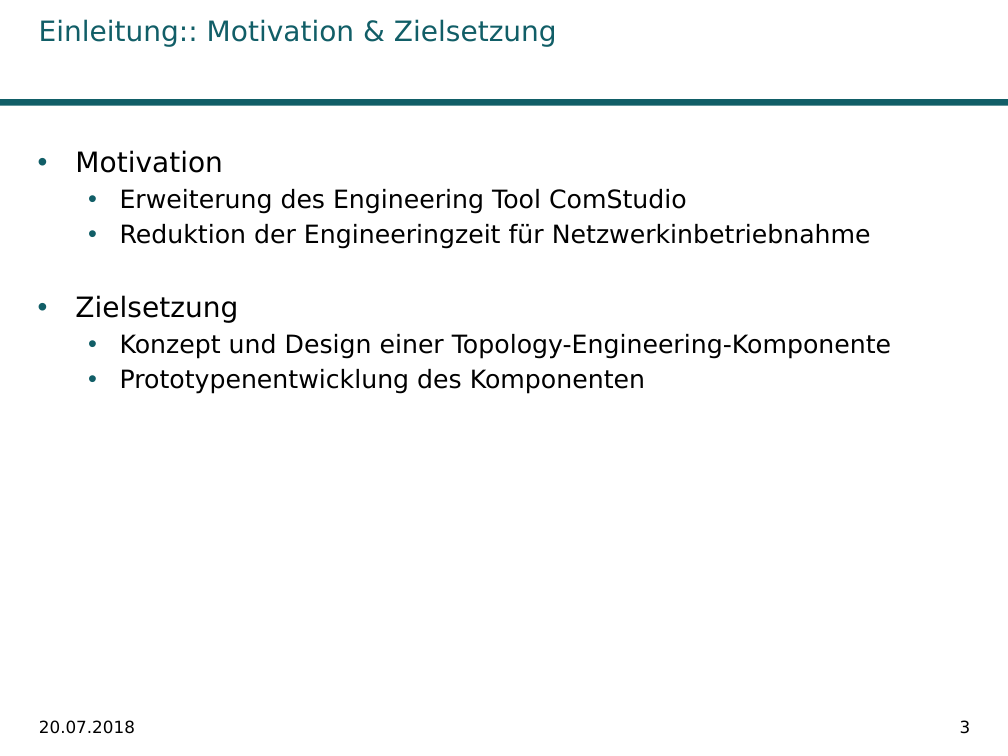
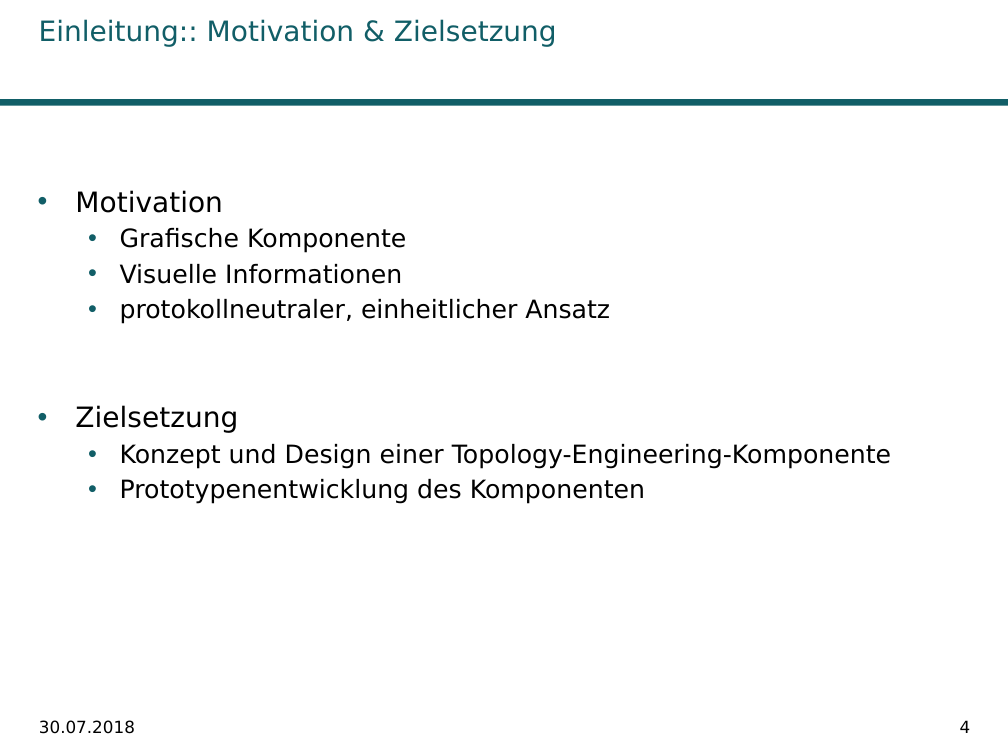
Before and after one commit to Ghislain1/zoe-fb-app, a slide deck: slide 4 of __Master-Abschlussarbeit.pptx (slide 3 before the commit). Drawn at 1008x756 pixels with LibreOffice and Linux fonts; fonts in the diff are those of the drawing; background and template pictures are left out. Boxes give left, top, right and bottom in pixels: in the first picture for what was removed or moved away, otherwise in the second. Text is boxed around its words. In the diff, an @@ line names an element or a change of style, - is before the commit and + after.

```diff
--- a/__Master-Abschlussarbeit.pptx
+++ b/__Master-Abschlussarbeit.pptx
@@ text at [120, 228, 610, 324]: text changed @@
-  • Erweiterung des Engineering Tool ComStudio
-  • Reduktion der Engineeringzeit für Netzwerkinbetriebnahme
+  • Grafische Komponente
+  • Visuelle Informationen
+  • protokollneutraler, einheitlicher Ansatz
@@ text at [39, 720, 135, 734]: text changed @@
-20.07.2018
+30.07.2018
@@ page number at [960, 720, 971, 733]: text changed @@
-3
+4
```
Also in this commit, not shown: 14 other slides changed, 6 slides added, 3 other files.
